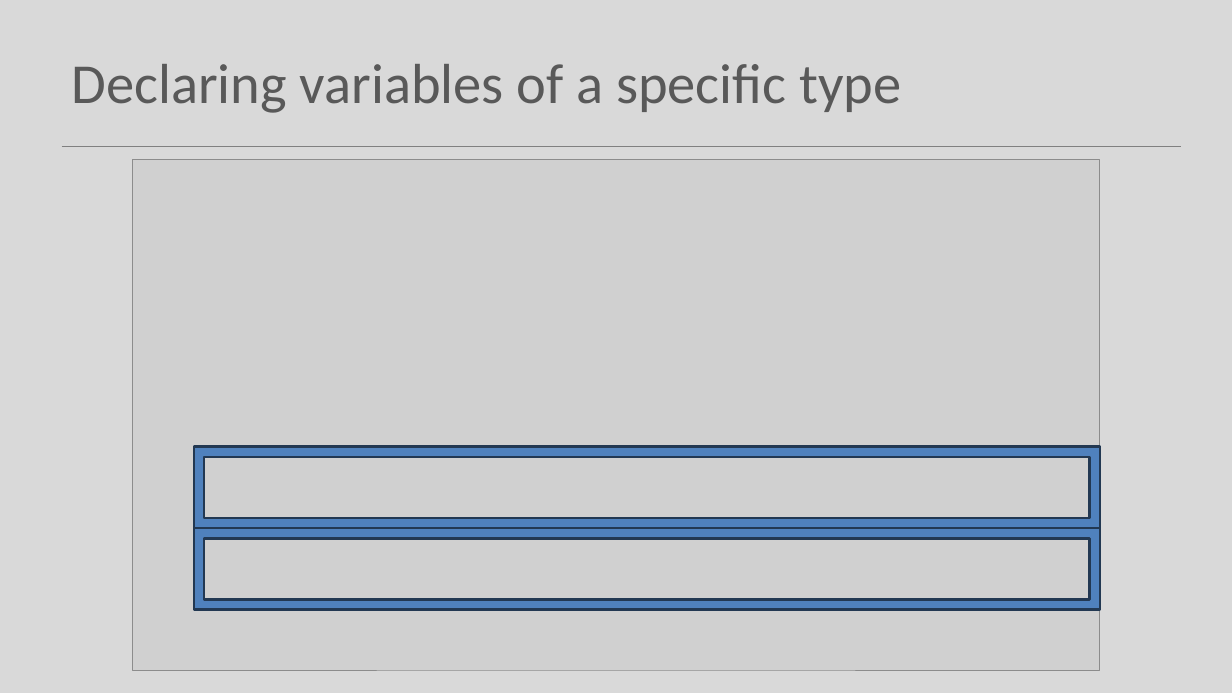
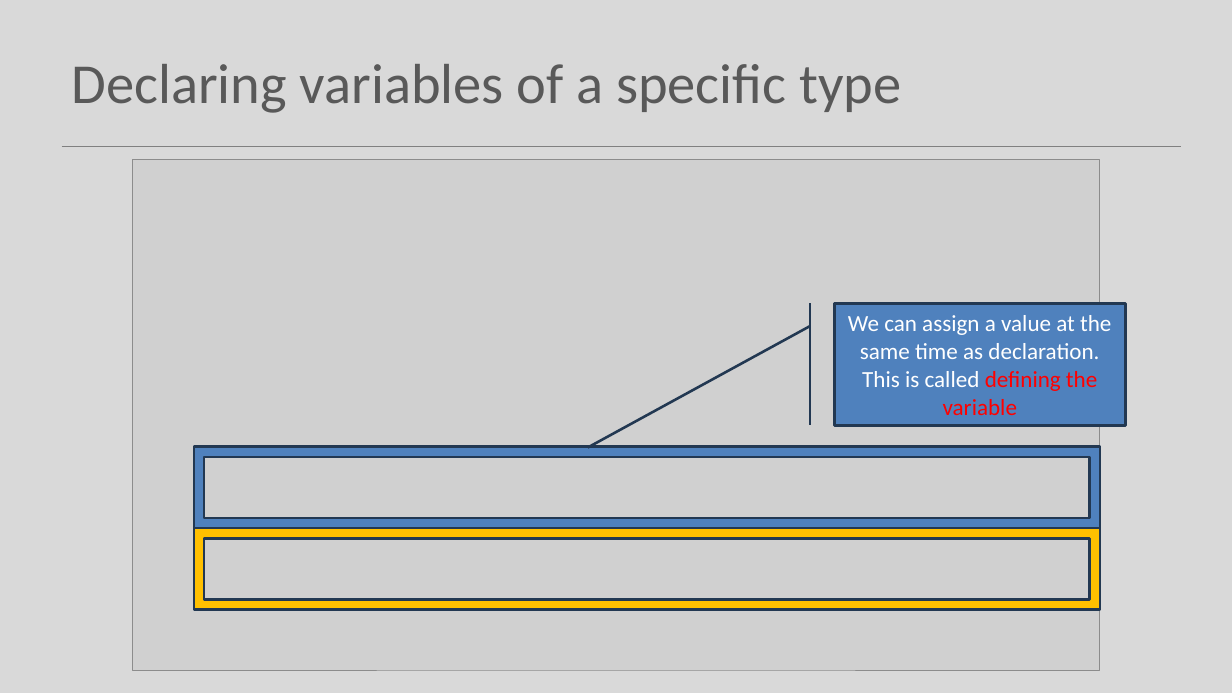
Before and after one commit to Programming-Fundamentals-SETU/prog-fund-1-sept-25, a slide deck: slide 19 of topic03-dataTypes-variables-and-expressions/unit-1/talk-1/a-data-types.pptx. Drawn at 1232x693 pixels with LibreOffice and Linux fonts; fonts in the diff are those of the drawing; grey boxes stand for pictures. Boxes give left, top, right and bottom in pixels: in the first picture for what was removed or moved away, otherwise in the second. Text is boxed around its words. In the diff, an @@ line names an element or a change of style, - is before the commit and + after.

```diff
--- a/topic03-dataTypes-variables-and-expressions/unit-1/talk-1/a-data-types.pptx
+++ b/topic03-dataTypes-variables-and-expressions/unit-1/talk-1/a-data-types.pptx
@@ accent border callout added at [835, 303, 1126, 425], fill #4F81BD, outline #233953 2 pt, 18 pt, text #FFFFFF @@
+We can assign a value at the same time as declaration. This is called defining the variable
@@ frame at [194, 529, 1100, 610]: fill #4F81BD to #FFC000 @@
```
Also in this commit, not shown: 7 other slides changed, 5 slides added, 2 slides removed, 19 other files.
